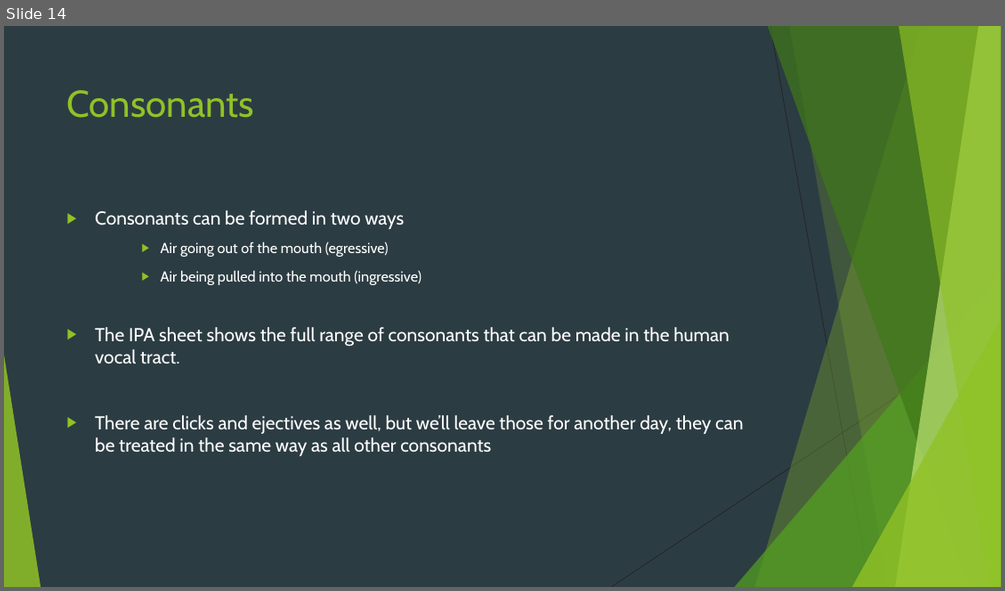
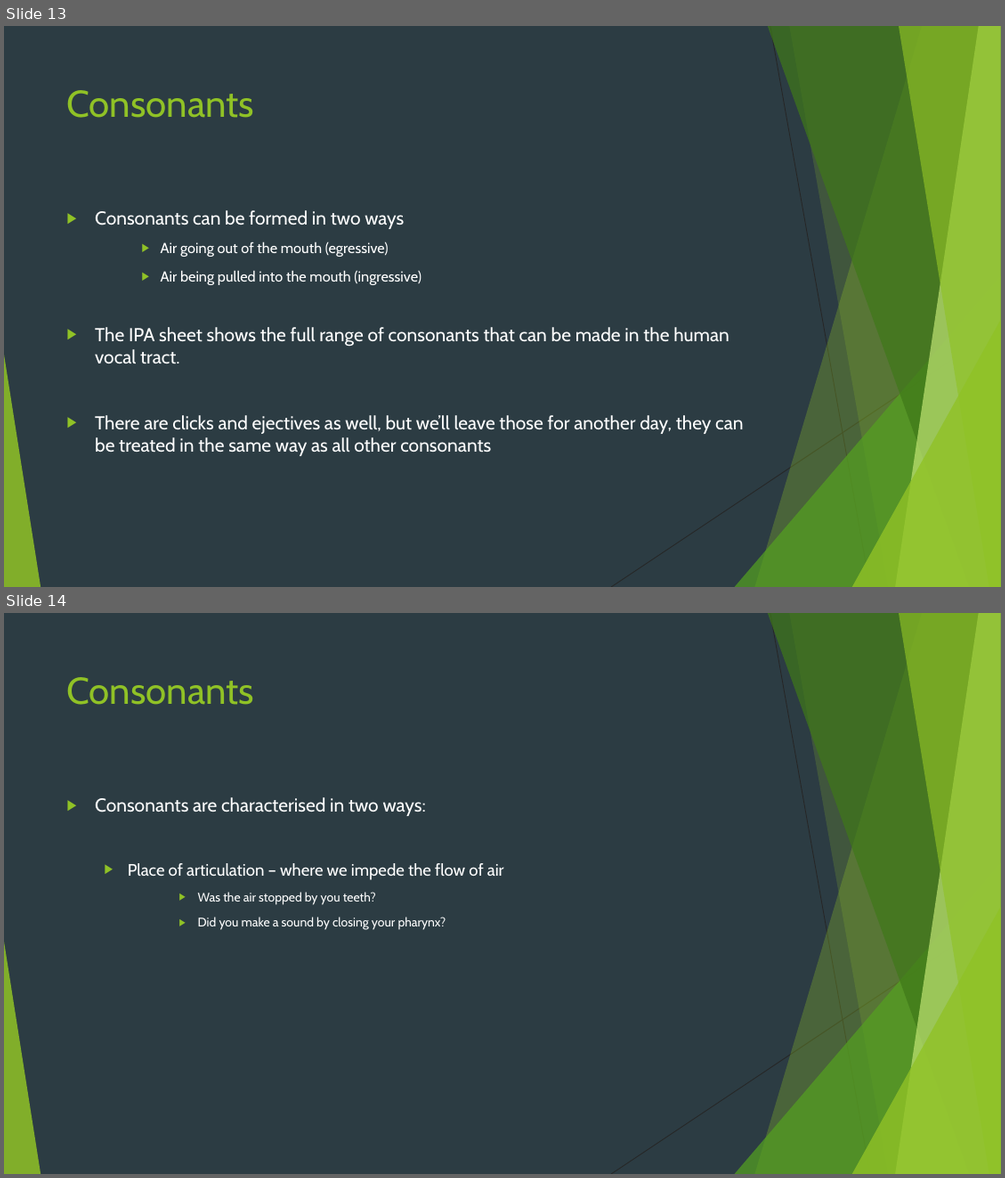
Before and after one commit to krownniuqjk/Lectures, a slide deck: Short Course in Linguistics Wk 1.pptx. Shown one above the other, each under a label of ours: slide 14 before the commit, slides 13 and 14 after it. The pictures are 1005x591 and 1005x1178 pixels, drawn with LibreOffice and Linux fonts; fonts in the diff are those of the drawing. Boxes give left, top, right and bottom in pixels: in the first picture for what was removed or moved away, otherwise in the second. Text is boxed around its words. In the diff, an @@ line names an element or a change of style, - is before the commit and + after.

```diff
--- a/Short Course in Linguistics Wk 1.pptx
+++ b/Short Course in Linguistics Wk 1.pptx
@@ slide 14 added at bbox=[4, 613, 1001, 1174], background #2C3C43; not listed: 10 template elements that a slide beside it also shows @@
@@ title added at bbox=[67, 677, 255, 705], 36 pt, text #90C226 @@
+Consonants
@@ text added at bbox=[95, 797, 504, 930], 12 pt, text #FFFFFF @@
+▶ Consonants are characterised in two ways:
+  ▶ Place of articulation – where we impede the flow of air
+      ▶ Was the air stopped by you teeth?
+      ▶ Did you make a sound by closing your pharynx?
@@ what was slide 14 is now slide 13 @@
```
Also in this commit, not shown: 1 slide changed, 41 other slides added, 2 slides removed, 1 other file.
